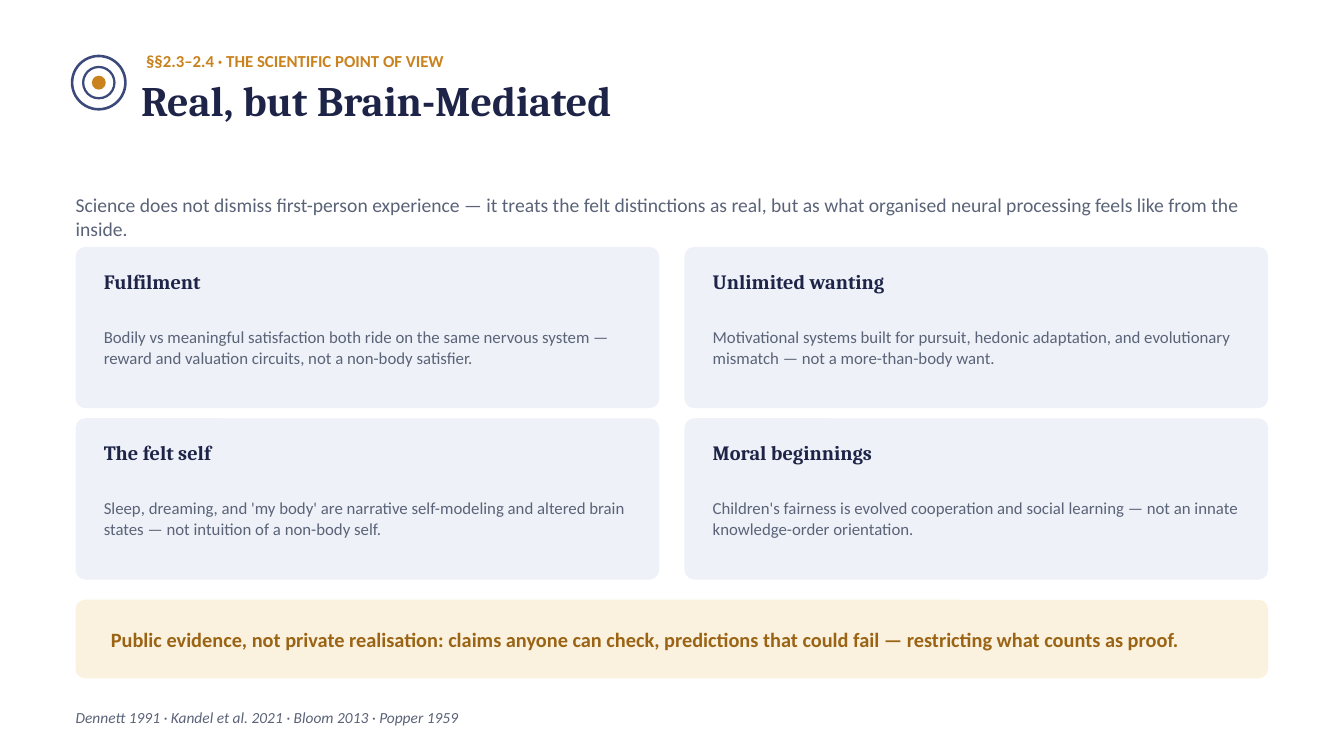
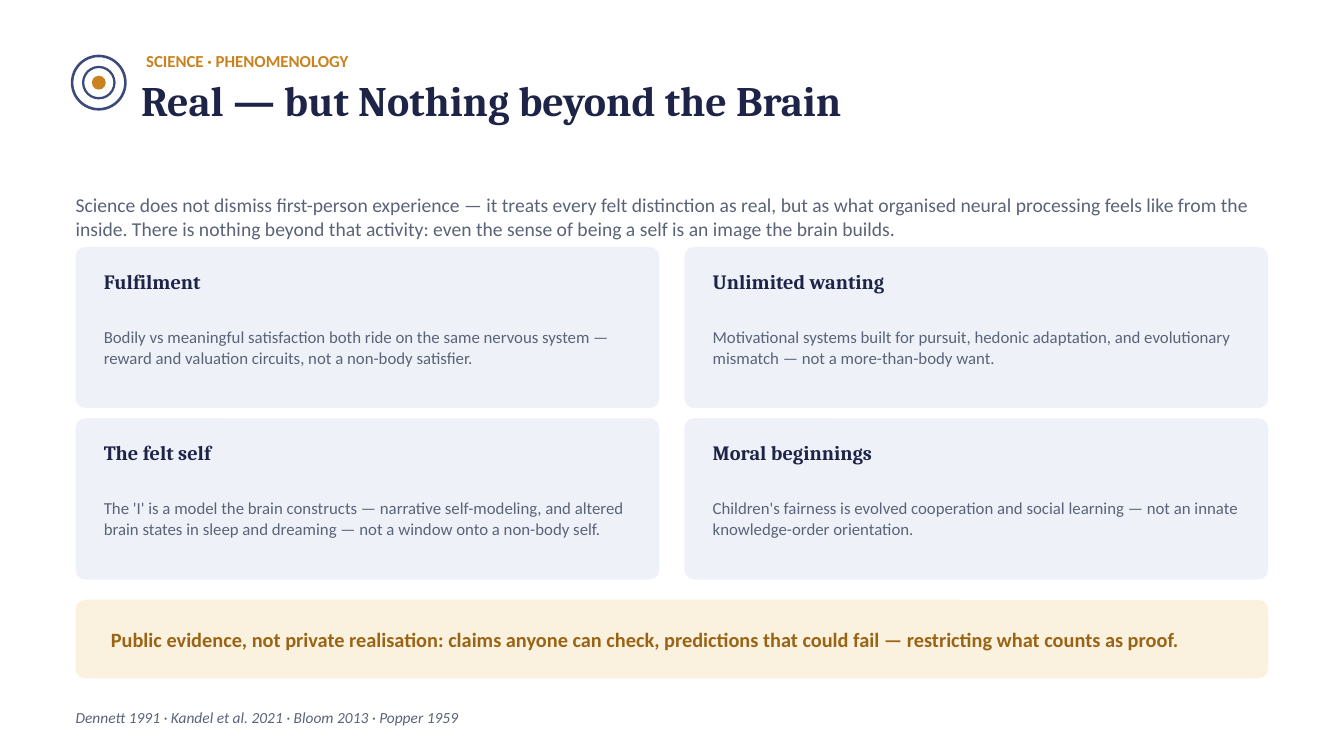
Before and after one commit to raghavamohan/AnalyticMadhyasthDarshan, a slide deck: slide 5 of Studies/Why-Humans-Are-Not-Just-Material/Why-Humans-Are-Not-Just-Material.pptx (slide 12 before the commit). Drawn at 1344x756 pixels with LibreOffice and Linux fonts; fonts in the diff are those of the drawing. Boxes give left, top, right and bottom in pixels: in the first picture for what was removed or moved away, otherwise in the second. Text is boxed around its words. In the diff, an @@ line names an element or a change of style, - is before the commit and + after.

```diff
--- a/Studies/Why-Humans-Are-Not-Just-Material/Why-Humans-Are-Not-Just-Material.pptx
+++ b/Studies/Why-Humans-Are-Not-Just-Material/Why-Humans-Are-Not-Just-Material.pptx
@@ text at <box>146,56,349,67</box>: text changed @@
-§§2.3–2.4 · THE SCIENTIFIC POINT OF VIEW
+SCIENCE · PHENOMENOLOGY
@@ text at <box>141,86,841,126</box>: text changed @@
-Real, but Brain-Mediated
+Real — but Nothing beyond the Brain
@@ text at <box>76,198,1248,240</box>: text changed @@
-Science does not dismiss first-person experience — it treats the felt distinctions as real, but as what organised neural processing feels like from the inside.
+Science does not dismiss first-person experience — it treats every felt distinction as real, but as what organised neural processing feels like from the inside. There is nothing beyond that activity: even the sense of being a self is an image the brain builds.
@@ text at <box>104,502,623,538</box>: text changed @@
-Sleep, dreaming, and 'my body' are narrative self-modeling and altered brain states — not intuition of a non-body self.
+The 'I' is a model the brain constructs — narrative self-modeling, and altered brain states in sleep and dreaming — not a window onto a non-body self.
```
Also in this commit, not shown: 17 other slides changed, 6 other files.
